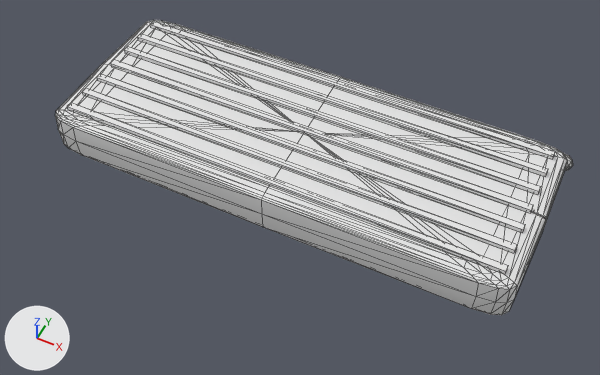
An edit to the FBX model Assets/_Project/Art/Models/pusher_plate.fbx, drawn before and after from the same camera.
Both versions are drawn from a camera (50 mm lens) standing at (0.681, -1.387, 1.572) and looking at (0.034, -0.094, -0.043). Every picture has the same lights, and +X, +Y and +Z are marked at lower left. The first picture is the older version. Mesh edges are drawn as thin lines. Where no turn or scale is listed for an object, it has been applied to the vertices. Vertices at exactly the same position are counted once.

Objects in the first picture: 'pusher_plate'.
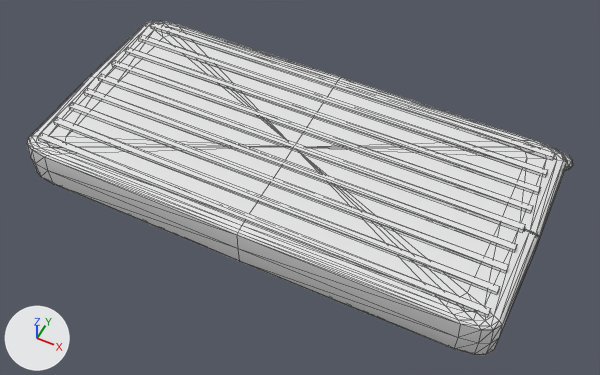
The newer file is also turned or shifted as a whole; pictures and numbers use the older file's frame.

Pixel boxes [x1, y1, x2, y2] of what changed, in the pictures (600 x 375 px; the box of a moved part takes in the faces that stretch with it):
'pusher_plate', reshaped (13% taller)
    before: [55, 20, 573, 315]
    after: [27, 21, 573, 355]
part 1 of me_pusher_plate, moved or reshaped
    before: [150, 21, 555, 159]
    after: [150, 22, 555, 160]
part 2 of me_pusher_plate, moved or reshaped
    before: [137, 33, 548, 176]
    after: [138, 35, 548, 177]
part 3 of me_pusher_plate, moved or reshaped
    before: [124, 46, 541, 195]
    after: [125, 47, 541, 195]
part 4 of me_pusher_plate, moved or reshaped
    before: [111, 60, 533, 213]
    after: [112, 60, 533, 213]
part 5 of me_pusher_plate, moved or reshaped
    before: [97, 73, 525, 233]
    after: [98, 74, 525, 232]
part 6 of me_pusher_plate, moved or reshaped
    before: [82, 88, 517, 253]
    after: [84, 88, 517, 252]
part 7 of me_pusher_plate, moved or reshaped
    before: [67, 102, 508, 274]
    after: [69, 103, 509, 273]
part 8 of me_pusher_plate, added
    after: [54, 118, 500, 294]
part 9 of me_pusher_plate, added
    after: [38, 133, 491, 317]

Patch to the scene script:
```diff
--- a/Assets/_Project/Art/Models/pusher_plate.fbx.py
+++ b/Assets/_Project/Art/Models/pusher_plate.fbx.py
@@ me_pusher_plate @@
 # used by ob_pusher_plate; location = (0.0, 0.0, 0.0)
-me_pusher_plate.from_pydata(...)  # 533 vertices, 988 faces; spans x -0.65..0.65, y -0.25..0.27, z -0.06..0.072
+me_pusher_plate.from_pydata(...)  # 549 vertices, 1012 faces; spans x -0.65..0.65, y -0.37..0.27, z -0.06..0.067
+# me_pusher_plate part 1: the loose piece of 8 vertices spanning x -0.6..0.6, y 0.191..0.209, z 0.06..0.072 is moved by (0.0, 0.0, -0.004)
+# me_pusher_plate part 2: the loose piece of 8 vertices spanning x -0.6..0.6, y 0.125..0.143, z 0.06..0.072 is moved by (0.0, 0.001, -0.004)
+# me_pusher_plate part 3: the loose piece of 8 vertices spanning x -0.6..0.6, y 0.059..0.077, z 0.06..0.072 is moved by (0.0, 0.002, -0.004)
+# me_pusher_plate part 4: the loose piece of 8 vertices spanning x -0.6..0.6, y -0.007..0.011, z 0.06..0.072 is moved by (0.0, 0.003, -0.004)
+# me_pusher_plate part 5: the loose piece of 8 vertices spanning x -0.6..0.6, y -0.073..-0.055, z 0.06..0.072 is moved by (0.0, 0.004, -0.004)
+# me_pusher_plate part 6: the loose piece of 8 vertices spanning x -0.6..0.6, y -0.139..-0.121, z 0.06..0.072 is moved by (0.0, 0.005, -0.004)
+# me_pusher_plate part 7: the loose piece of 8 vertices spanning x -0.6..0.6, y -0.205..-0.187, z 0.06..0.072 is moved by (0.0, 0.006, -0.004)
+# me_pusher_plate part 8: a new loose piece, a box spanning x -0.6..0.6, y -0.264..-0.246, z 0.057..0.067, in mat_metal (white #e7e7e7)
+# me_pusher_plate part 9: a new loose piece, a box spanning x -0.6..0.6, y -0.329..-0.311, z 0.057..0.067, in mat_metal (white #e7e7e7)
+# other edits to the shape of me_pusher_plate do not show in these pictures
 me_pusher_plate.materials.append(mat_metal)
```
